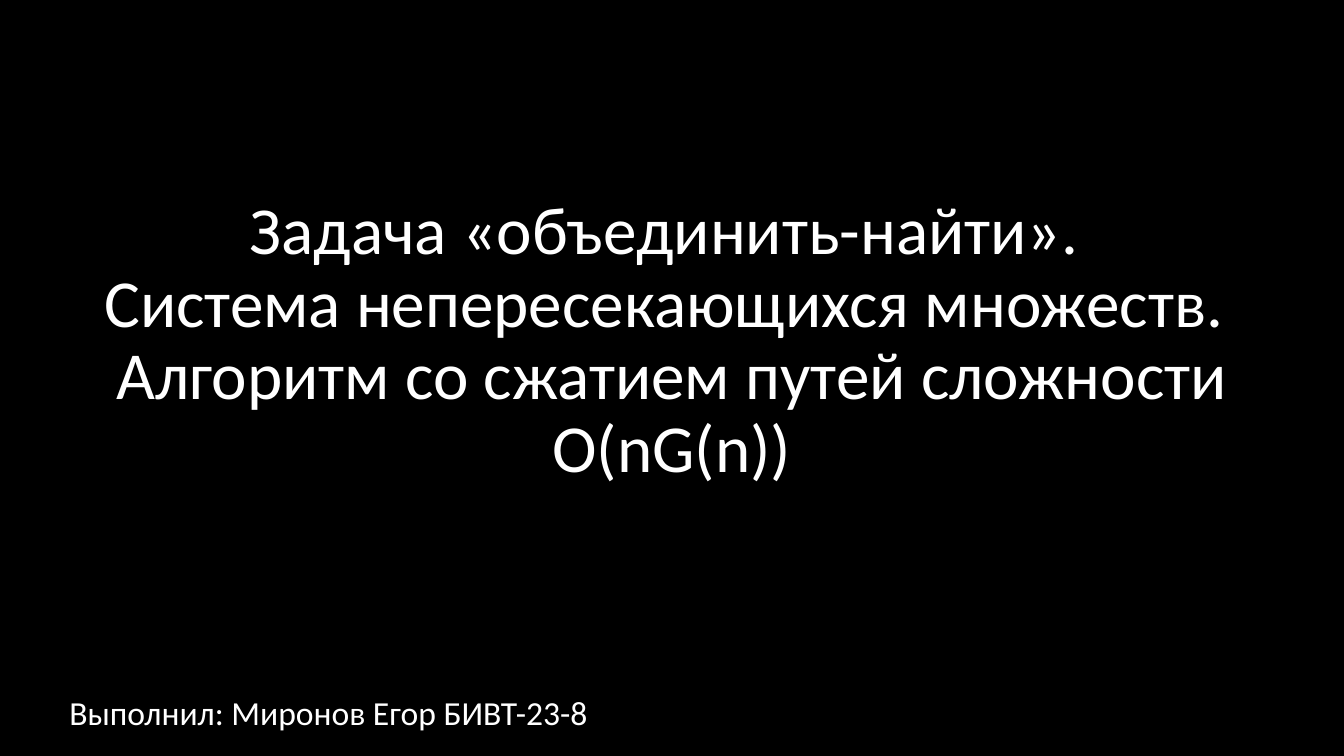
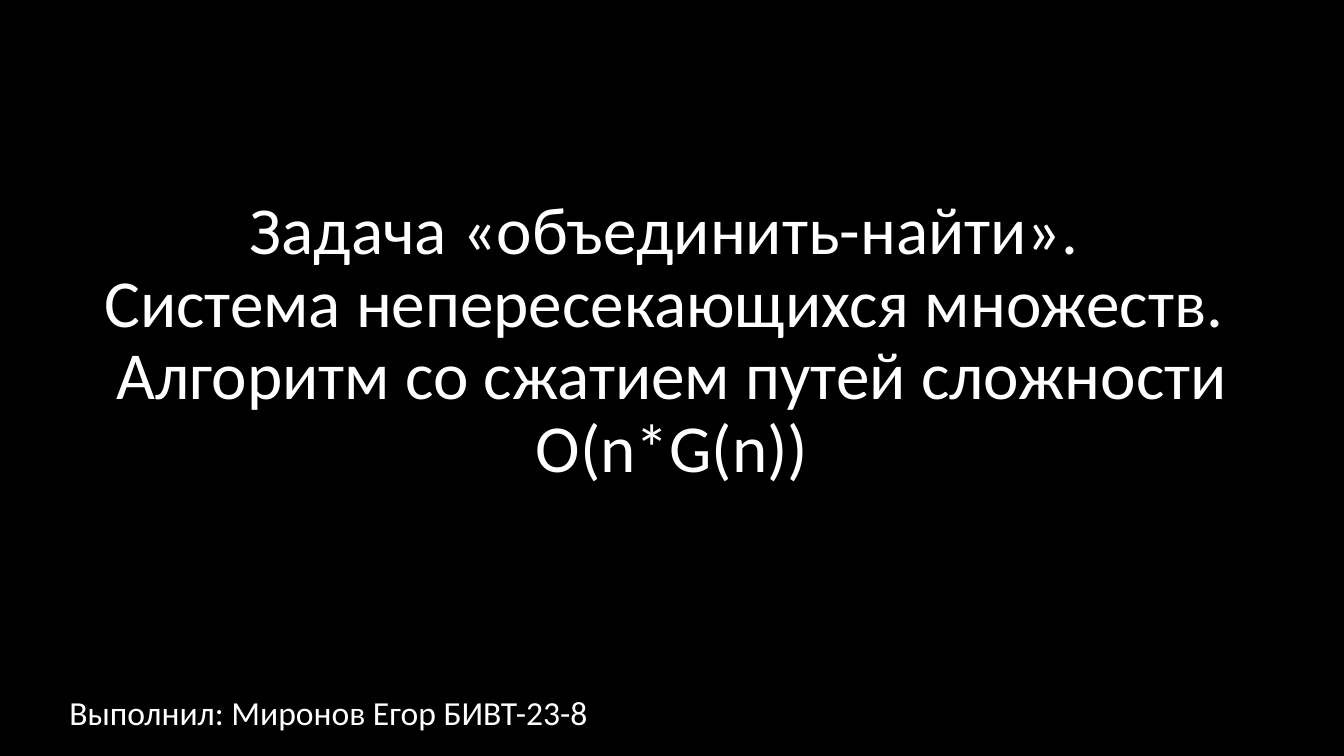
Before and after one commit to Valet-V0ult-de-Fur1e/combinatorics_and_graphs_repo, a slide deck: slide 1 of Задача объединить-найти Система не пересекающихся множеств. Алгоритм со сжатием путей сложности O(nG(n))/Презентация.pptx. Drawn at 1344x756 pixels with LibreOffice and Linux fonts; fonts in the diff are those of the drawing. Boxes give left, top, right and bottom in pixels: in the first picture for what was removed or moved away, otherwise in the second. Text is boxed around its words. In the diff, an @@ line names an element or a change of style, - is before the commit and + after.

```diff
--- a/Задача объединить-найти Система не пересекающихся множеств. Алгоритм со сжатием путей сложности O(nG(n))/Презентация.pptx
+++ b/Задача объединить-найти Система не пересекающихся множеств. Алгоритм со сжатием путей сложности O(nG(n))/Презентация.pptx
@@ title at bbox=[104, 208, 1227, 481]: text changed @@
-Задача «объединить-найти».
-Система непересекающихся множеств.
-Алгоритм со сжатием путей сложности O(nG(n))
+Задача «объединить-найти».
+Система непересекающихся множеств.
+Алгоритм со сжатием путей сложности O(n*G(n))
```
Also in this commit, not shown: 1 other slide changed, 2 slides added, 2 other files.
